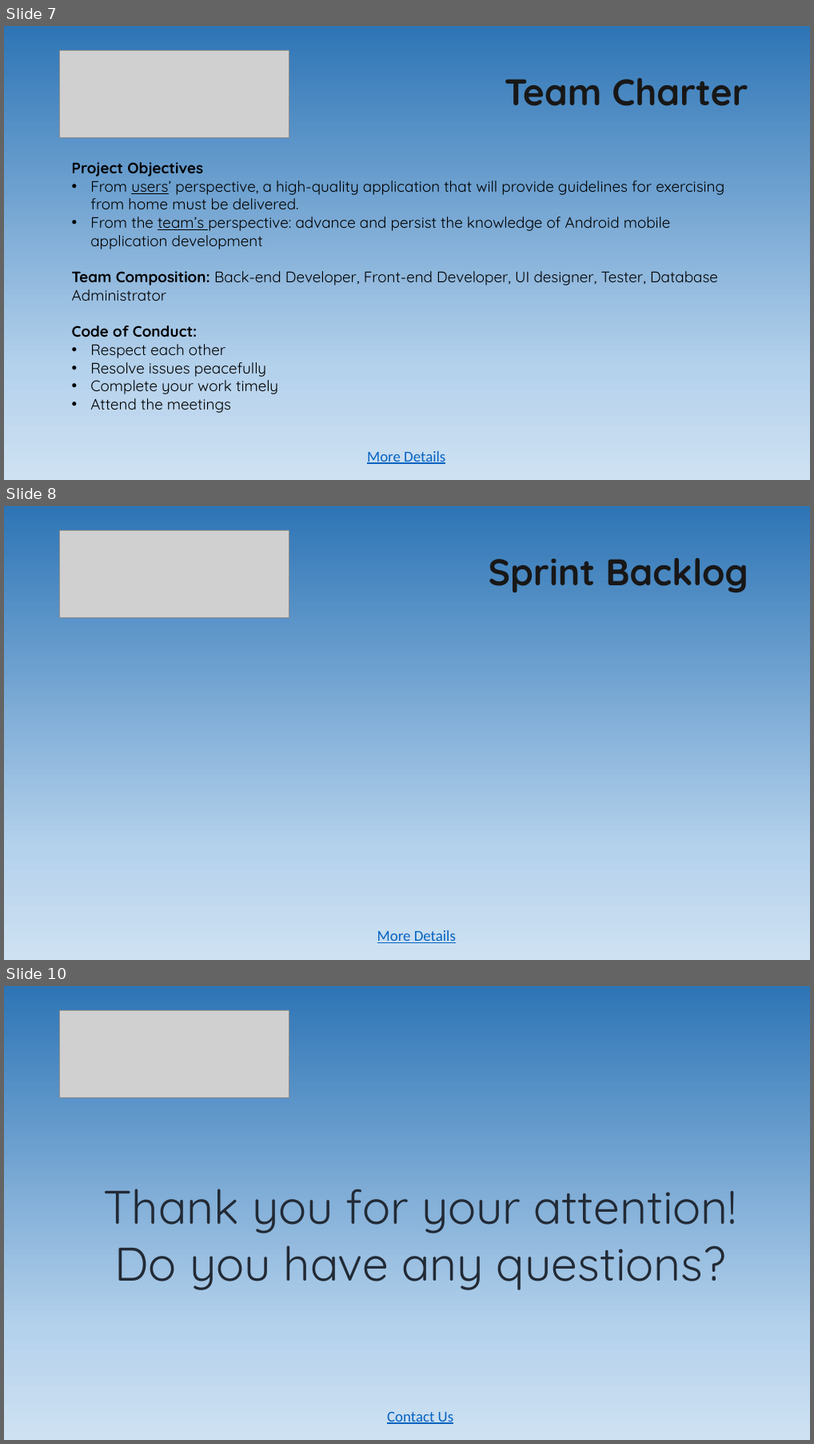
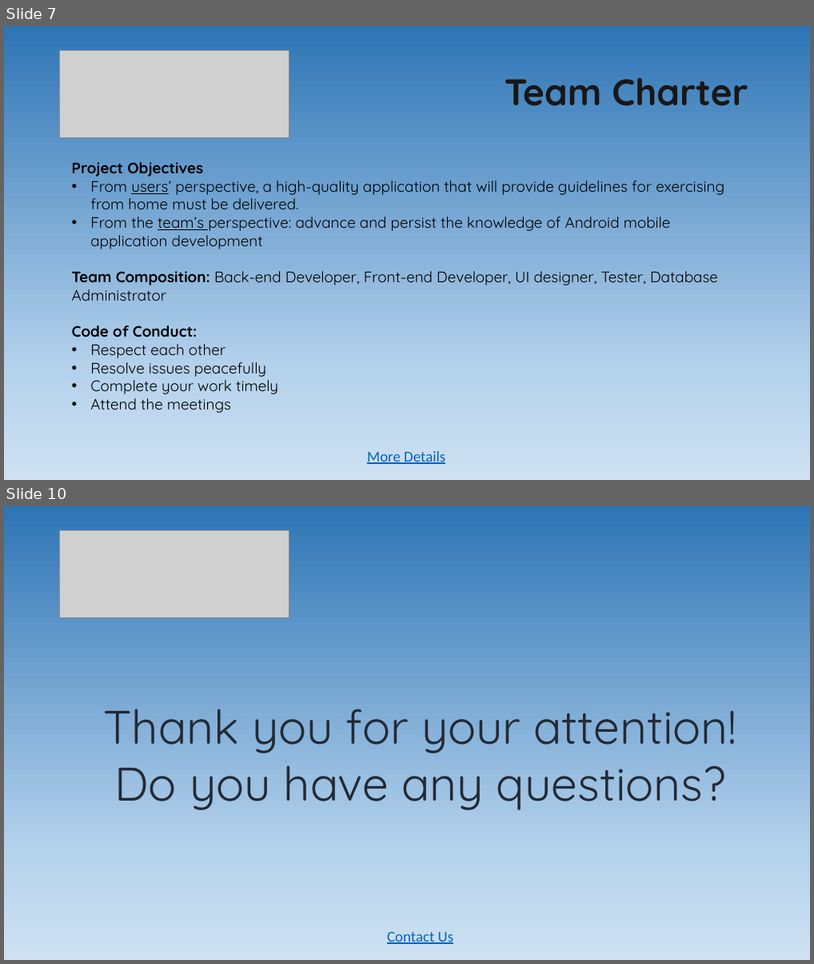
Before and after one commit to NadiaMok/capstone, a slide deck: Presentation/T27_presentation.pptx. Shown one above the other, each under a label of ours: slides 7, 8 and 10 before the commit, slides 7 and 10 after it; the slides between them are not shown. The pictures are 814x1444 and 814x964 pixels, drawn with LibreOffice and Linux fonts; fonts in the diff are those of the drawing; grey boxes stand for pictures. Boxes give left, top, right and bottom in pixels: in the first picture for what was removed or moved away, otherwise in the second. Text is boxed around its words. In the diff, an @@ line names an element or a change of style, - is before the commit and + after.

```diff
--- a/Presentation/T27_presentation.pptx
+++ b/Presentation/T27_presentation.pptx
@@ slide 8 removed at <box>4,506,810,960</box>, background gradient #F7FAFD to #2E75B6 to #B5D2EC to #CEE1F2 @@
@@ picture removed at <box>60,530,289,618</box> @@
@@ title removed at <box>489,558,748,592</box> @@
-Sprint Backlog
@@ text removed at <box>378,930,456,943</box> @@
-More Details
```
Also in this commit, not shown: 1 slide changed, 1 slide added.
